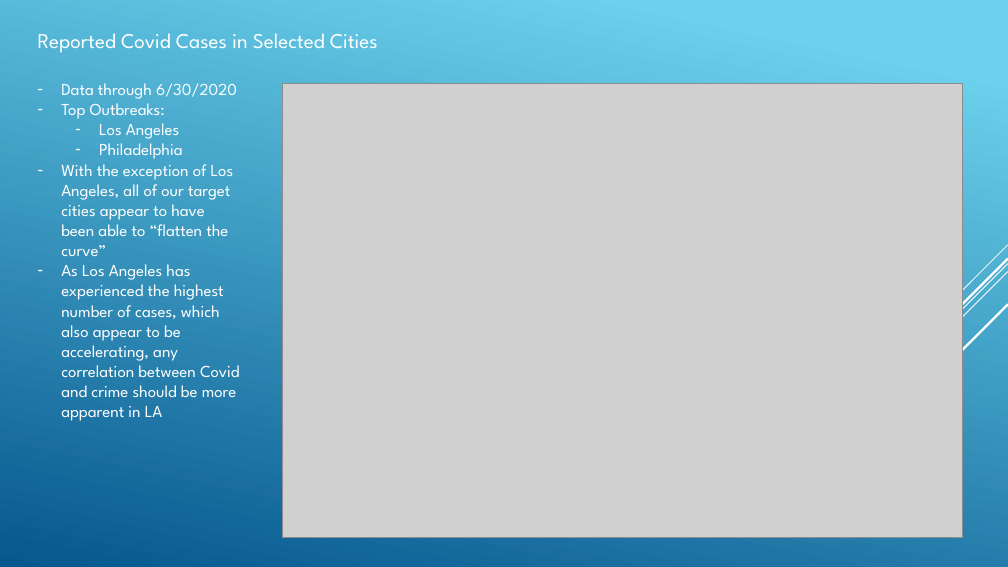
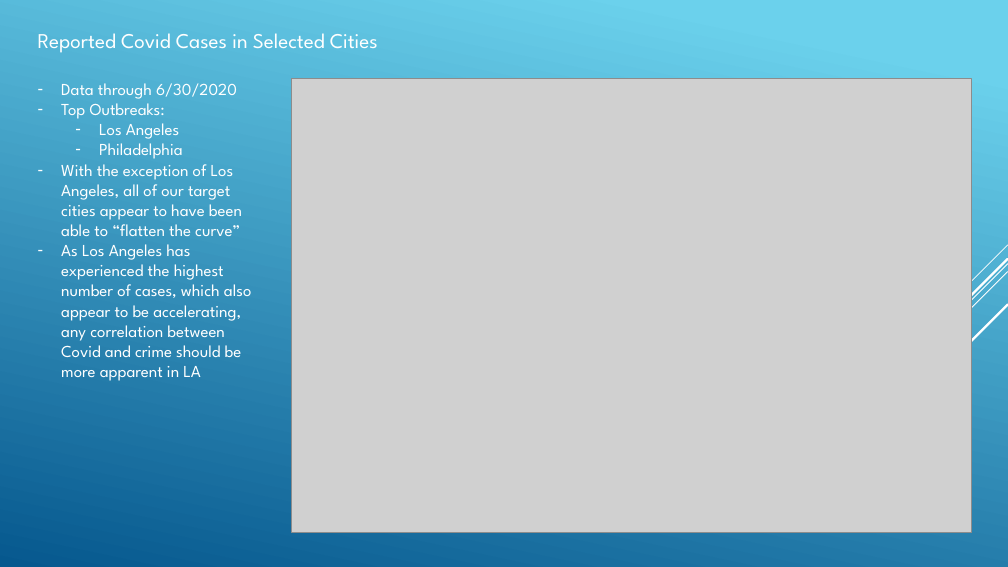
Before and after one commit to angelabanko/Project_1, a slide deck: slide 5 of Draft Presentation.pptx. Drawn at 1008x567 pixels with LibreOffice and Linux fonts; fonts in the diff are those of the drawing; grey boxes stand for pictures. Boxes give left, top, right and bottom in pixels: in the first picture for what was removed or moved away, otherwise in the second. Text is boxed around its words. In the diff, an @@ line names an element or a change of style, - is before the commit and + after.

```diff
--- a/Draft Presentation.pptx
+++ b/Draft Presentation.pptx
@@ text "Data through 6/30/2020" rewrapped from (x1=61, y1=83, x2=240, y2=421) to (x1=61, y1=83, x2=251, y2=381) @@
@@ picture moved from (x1=283, y1=84, x2=963, y2=538) to (x1=291, y1=79, x2=972, y2=532) @@
```
Also in this commit, not shown: 3 other slides changed, 2 slides added, 1 slide removed, 2 other files.
